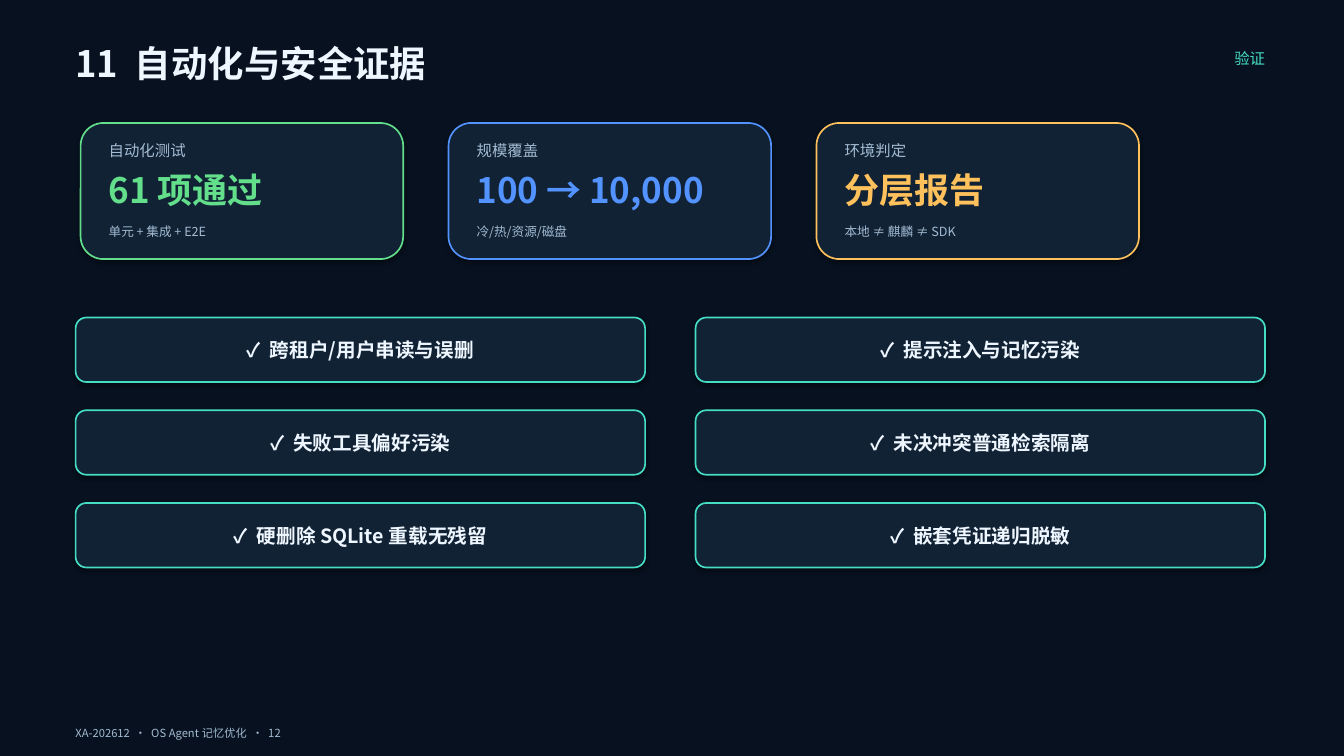
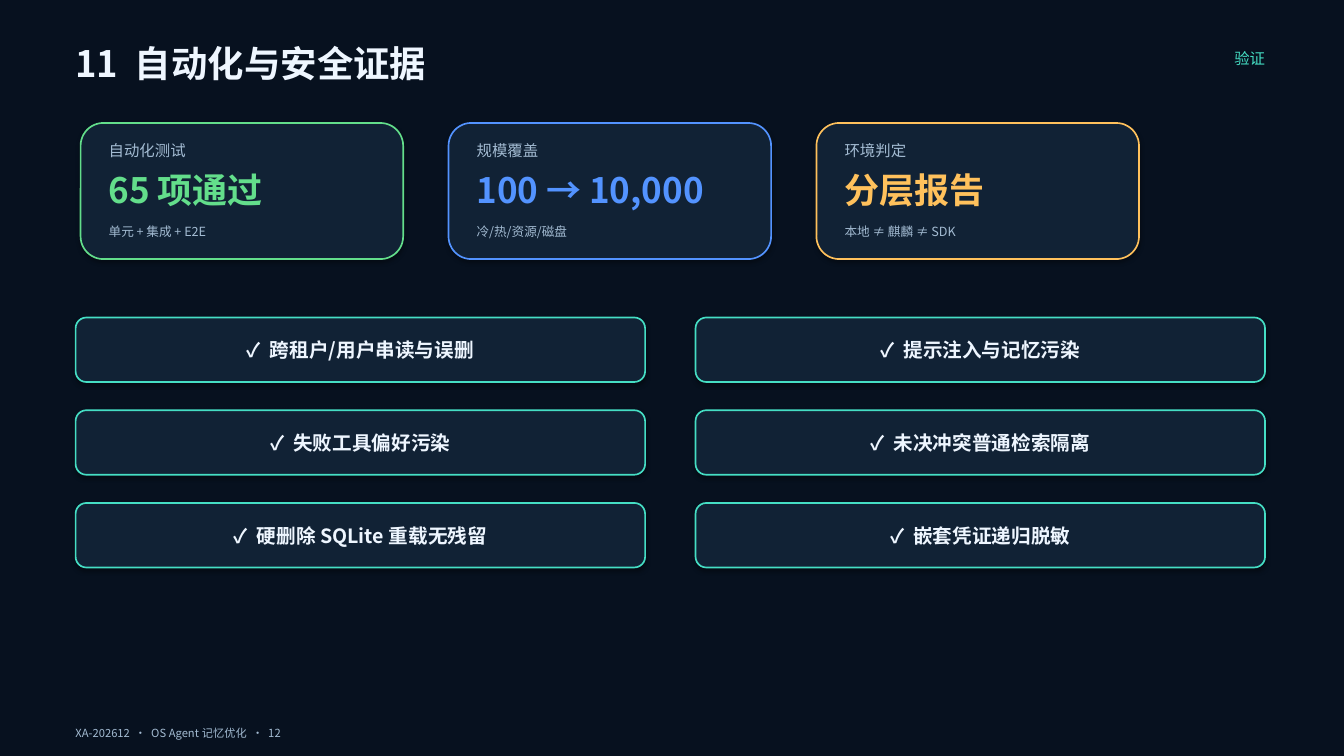
Before and after one commit to chanehwibo/tiaobei, a slide deck: slide 12 of deliverables/ppt/OS_Agent_记忆优化_答辩稿.pptx. Drawn at 1344x756 pixels with LibreOffice and Linux fonts; fonts in the diff are those of the drawing. Boxes give left, top, right and bottom in pixels: in the first picture for what was removed or moved away, otherwise in the second. Text is boxed around its words. In the diff, an @@ line names an element or a change of style, - is before the commit and + after.

```diff
--- a/deliverables/ppt/OS_Agent_记忆优化_答辩稿.pptx
+++ b/deliverables/ppt/OS_Agent_记忆优化_答辩稿.pptx
@@ text at (x1=109, y1=173, x2=263, y2=206): text changed @@
-61 项通过
+65 项通过
```
Also in this commit, not shown: 3 other slides changed, 34 other files.
